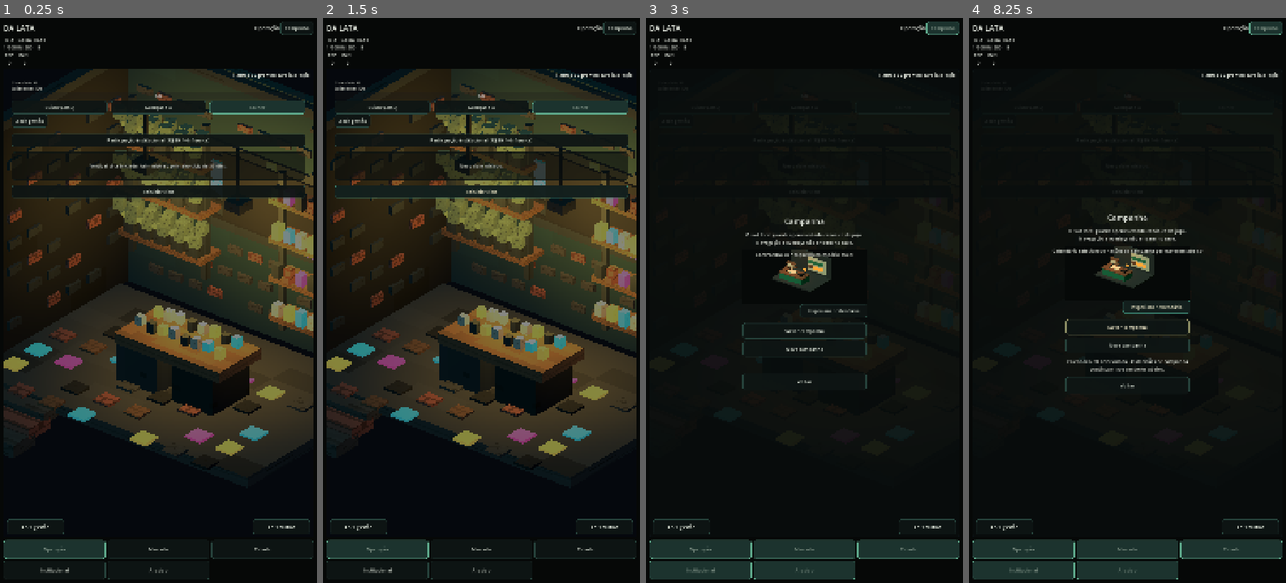
Above: before the commit, frames 1-4 (left to right).
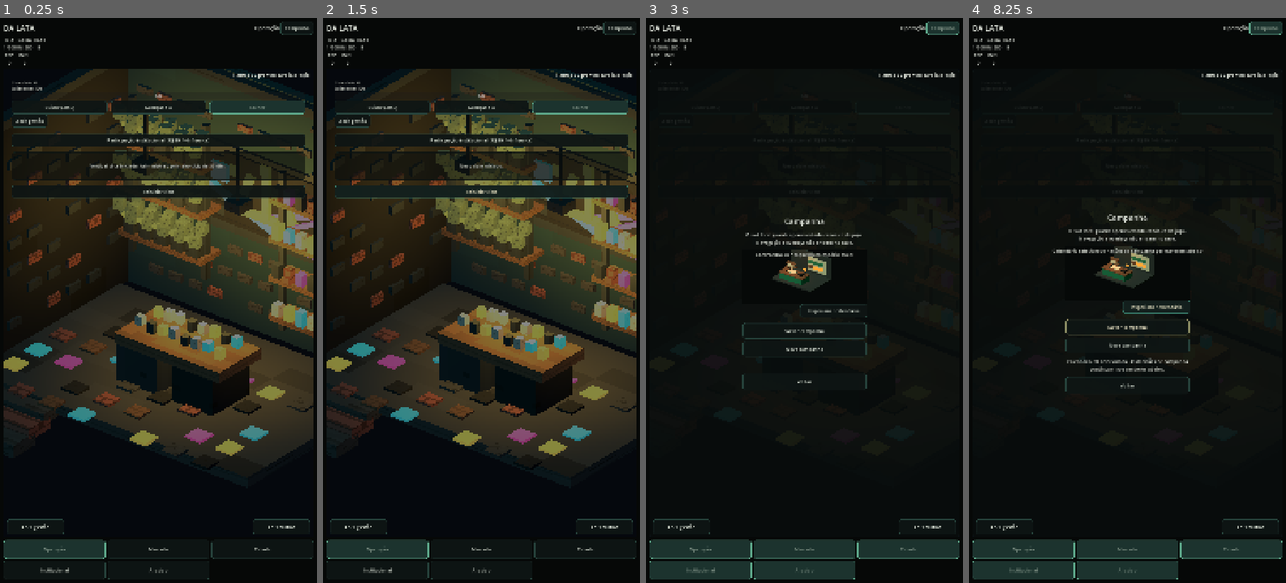
Above: after the commit, the same moments.

Repository: az1nn/growing-rio
Game: Godot game, scene res://scenes/shell/game_shell.tscn
Same seed, same stepped clock (60 frames per second), same inputs: the game is played once before the commit and once after it.
Inputs:
- Up to frame 1 (0.25 s): no input
- Up to frame 2 (1.5 s): click "Reiniciar ciclo" at 0.5 s; click "Reiniciar ciclo" at 1.25 s
- Up to frame 3 (3 s): click "Reiniciar ciclo" at 2 s; click "Campanha" at 2.75 s
- Up to frame 4 (8.25 s): click "Abrir gestão" at 3.5 s; click "Abrir cultivo" at 4.25 s; click "Cuidar (-R$5)" at 5 s; click "Avançar dia" at 5.75 s; click "Abrir gestão" at 6.5 s; click "Participação institucional (-…" at 7.25 s; click "Inspecionar calendário" at 8 s

The runs differ from the first frame. In frame 1, 0.9% of the frame differs, in the area x 66-99%, y 23-39%; in frame 2, 0.9%; in frame 3, less than 0.1%; in frame 4, less than 0.1%.

Commit message:
fix(012): keep Candidate 6 focal art in front

Diff:
--- a/scenes/visual/operation_diorama.gd
+++ b/scenes/visual/operation_diorama.gd
@@ -1384,16 +1384,18 @@
     _add_box(rebuild, "GraffitiPixelCyan", Vector3(-0.72, 2.67, -2.12), Vector3(0.30, 0.30, 0.055), &"accent_cyan")
     _add_box(rebuild, "GraffitiPixelMagenta", Vector3(1.13, 1.94, -2.12), Vector3(0.31, 0.31, 0.055), &"accent_magenta")
 
-    _add_box(rebuild, "CrownField", Vector3(0.24, 2.46, -2.11), Vector3(1.78, 1.14, 0.045), &"structural_dark")
-    _add_box(rebuild, "CrownBase", Vector3(0.24, 2.20, -2.18), Vector3(1.22, 0.15, 0.055), &"accent_amber")
-    _add_box(rebuild, "CrownPeakLeft", Vector3(-0.18, 2.53, -2.17), Vector3(0.15, 0.70, 0.055), &"accent_amber", Vector3(0.0, 0.0, -0.42))
-    _add_box(rebuild, "CrownPeakMiddle", Vector3(0.24, 2.64, -2.17), Vector3(0.15, 0.86, 0.055), &"accent_amber")
-    _add_box(rebuild, "CrownPeakRight", Vector3(0.66, 2.53, -2.17), Vector3(0.15, 0.70, 0.055), &"accent_amber", Vector3(0.0, 0.0, 0.42))
-    _add_box(rebuild, "CrownTipLeft", Vector3(-0.37, 2.83, -2.16), Vector3(0.17, 0.17, 0.055), &"accent_amber")
-    _add_box(rebuild, "CrownTipMiddle", Vector3(0.24, 3.03, -2.16), Vector3(0.17, 0.17, 0.055), &"accent_amber")
-    _add_box(rebuild, "CrownTipRight", Vector3(0.85, 2.83, -2.16), Vector3(0.17, 0.17, 0.055), &"accent_amber")
-    _add_box(rebuild, "CrownSlashCyan", Vector3(-0.62, 2.38, -2.15), Vector3(0.48, 0.085, 0.055), &"accent_cyan", Vector3(0.0, 0.0, -0.48))
-    _add_box(rebuild, "CrownSlashMagenta", Vector3(1.00, 2.35, -2.15), Vector3(0.46, 0.085, 0.055), &"accent_magenta", Vector3(0.0, 0.0, 0.48))
+    # Explicit back-to-front order keeps the breathing field from occluding
+    # the authored crown and graffiti at portrait scale.
+    _add_box(rebuild, "CrownField", Vector3(0.24, 2.46, -2.17), Vector3(1.78, 1.14, 0.045), &"structural_dark")
+    _add_box(rebuild, "CrownBase", Vector3(0.24, 2.20, -2.05), Vector3(1.22, 0.15, 0.055), &"accent_amber")
+    _add_box(rebuild, "CrownPeakLeft", Vector3(-0.18, 2.53, -2.04), Vector3(0.15, 0.70, 0.055), &"accent_amber", Vector3(0.0, 0.0, -0.42))
+    _add_box(rebuild, "CrownPeakMiddle", Vector3(0.24, 2.64, -2.04), Vector3(0.15, 0.86, 0.055), &"accent_amber")
+    _add_box(rebuild, "CrownPeakRight", Vector3(0.66, 2.53, -2.04), Vector3(0.15, 0.70, 0.055), &"accent_amber", Vector3(0.0, 0.0, 0.42))
+    _add_box(rebuild, "CrownTipLeft", Vector3(-0.37, 2.83, -2.03), Vector3(0.17, 0.17, 0.055), &"accent_amber")
+    _add_box(rebuild, "CrownTipMiddle", Vector3(0.24, 3.03, -2.03), Vector3(0.17, 0.17, 0.055), &"accent_amber")
+    _add_box(rebuild, "CrownTipRight", Vector3(0.85, 2.83, -2.03), Vector3(0.17, 0.17, 0.055), &"accent_amber")
+    _add_box(rebuild, "CrownSlashCyan", Vector3(-0.62, 2.38, -2.02), Vector3(0.48, 0.085, 0.055), &"accent_cyan", Vector3(0.0, 0.0, -0.48))
+    _add_box(rebuild, "CrownSlashMagenta", Vector3(1.00, 2.35, -2.02), Vector3(0.46, 0.085, 0.055), &"accent_magenta", Vector3(0.0, 0.0, 0.48))
     _add_point_light(rebuild, "CrownGlow", Vector3(0.24, 2.43, -1.34), &"accent_amber", 9.2, 3.0)
 
     _add_box(rebuild, "FanFrameTop", Vector3(1.42, 3.92, -2.24), Vector3(0.92, 0.07, 0.07), &"painted_metal")
--- a/tests/operation_v1_diorama_test.gd
+++ b/tests/operation_v1_diorama_test.gd
@@ -101,6 +101,8 @@
     var shutter := scene.get_node("Viewport/World/OperationV1AcceptedRebuild/AcceptedShutterField") as MeshInstance3D
     var crown_tip_middle := scene.get_node("Viewport/World/OperationV1AcceptedRebuild/CrownTipMiddle") as MeshInstance3D
     var shutter_mesh := shutter.mesh as BoxMesh
+    var crown_field := scene.get_node("Viewport/World/OperationV1AcceptedRebuild/CrownField") as MeshInstance3D
+    var graffiti_cyan := scene.get_node("Viewport/World/OperationV1AcceptedRebuild/GraffitiStrokeCyan") as MeshInstance3D
     if shutter.position.x < 0.10 or shutter.position.y < 2.20 or shutter.position.y > 2.48:
         _fail("Feature 012 R04 Candidate-6 shutter field drifted out of the exposed center/right band.")
         return
@@ -109,6 +111,9 @@
         return
     if crown.position.x < 0.10 or crown.position.y < 2.05 or crown.position.y > 2.35 or crown_tip_middle.position.y > 3.10:
         _fail("Feature 012 R04 Candidate-6 crown focal cluster drifted back into the HUD-occluded band.")
+        return
+    if crown.position.z <= crown_field.position.z or graffiti_cyan.position.z <= crown_field.position.z:
+        _fail("Feature 012 R04 Candidate-6 crown/graffiti depth order is occluding the focal signature.")
         return
     if not _has_emissive_material(garden):
         _fail("Feature 012 R04 Candidate-6 garden lost its local foliage separation treatment.")
